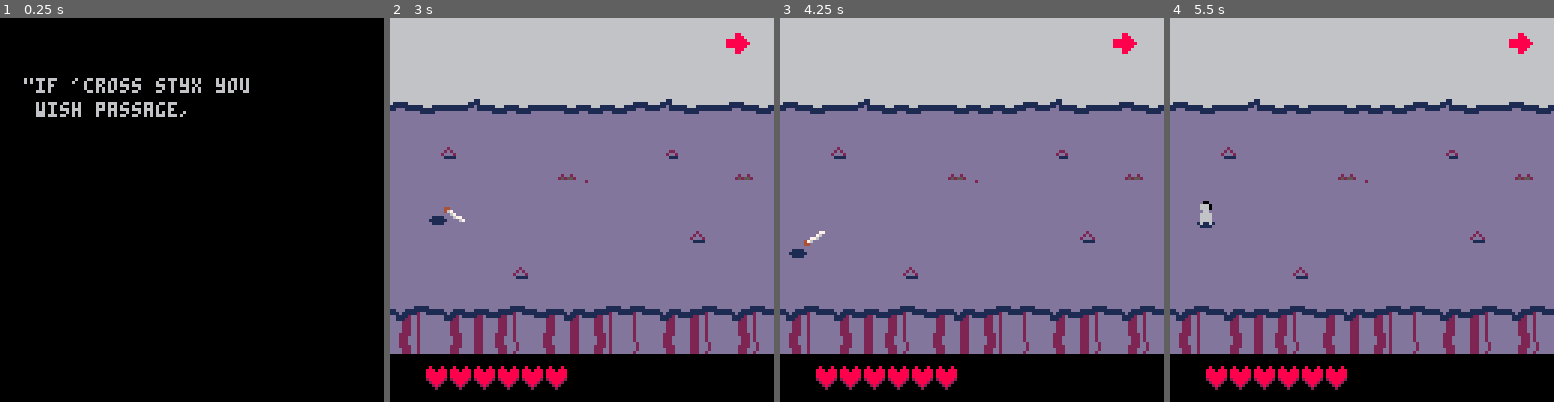
Above: before the commit, frames 1-4 (left to right).
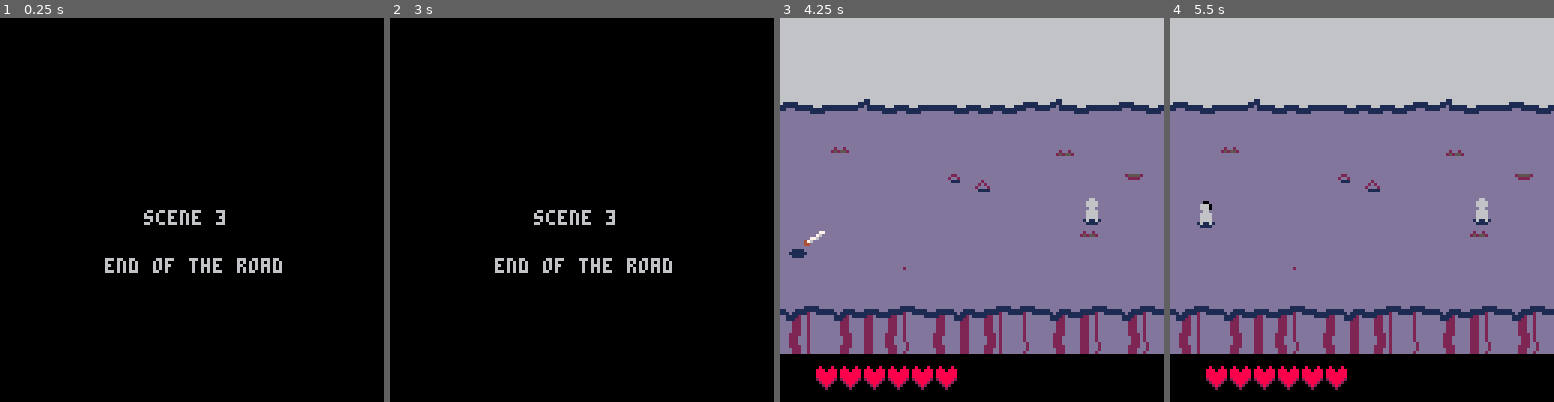
Above: after the commit, the same moments.

Repository: akbiggs/Scuffle
Game: PICO-8 cartridge scuffle.p8
Two runs of this game, one before a commit and one after it. Both use one fixed random seed, a clock stepped at 60 frames per second and the inputs below.
Inputs:
- Up to frame 1 (0.25 s): no input
- Up to frame 2 (3 s): tap X (X key) at 0.33, 1.07, 1.85, 2.97 s; tap O (Z key) at 0.7, 1.7, 2.1, 2.5, 2.9 s; hold Right 1.6-2.1 s; hold Up 2.15-2.42 s; hold Right from 2.47 s (still down)
- Up to frame 3 (4.25 s): release Right at 3.03 s; hold Left 3.08-3.58 s; tap O (Z key) at 3.3, 3.7, 4.1 s; hold Down 3.63-3.97 s; hold Right from 4.02 s (still down); tap X (X key) at 4.08 s
- Up to frame 4 (5.5 s): tap O (Z key) at 4.5, 4.9, 5.3 s; release Right at 4.68 s; hold Up 4.73-5.03 s; hold Left from 5.08 s (still down); tap X (X key) at 5.2 s

The runs differ from the first frame. In frame 1, 2.6% of the frame differs, in the area x 6-74%, y 15-67%; in frame 2, 89%, in the area x 0-100%, y 0-97%; in frame 3, 0.9%; in frame 4, 0.9%.

Commit message:
start of cutscene dialogue with soul

Diff:
--- a/scuffle.p8
+++ b/scuffle.p8
@@ -1562,11 +1562,110 @@
 -- the final boss of the game
 -- who you steal the gold from.
 
+local soul_dialog = class.build()
+
+function soul_dialog:_init(
+    lines, props)
+  self.color = ternary(
+      props.color != nil,
+      props.color, 6)
+  self.duration = ternary(
+      props.duration != nil,
+      props.duration, 3)
+  self.start_delay = ternary(
+      props.start_delay != nil,
+      props.start_delay, 20)
+  self.end_delay = ternary(
+      props.end_delay != nil,
+      props.end_delay, 20)
+
+  self.lines = lines
+  self.spoken_lines = {}
+  self.line_idx = 1
+  self.char_idx = 0
+  self.frame = 0
+
+  self.life = self.start_delay +
+      self.end_delay
+  for i=1,#self.lines
+  do
+    self.life += self.duration * #self.lines[i]
+    add(self.spoken_lines, "")
+  end
+
+  self.start_life =
+      self.life - self.start_delay
+end
+
+function soul_dialog:update(
+    state)
+  self.life = max(0,
+      self.life - 1)
+
+  if self.life == 0 then
+    state.dialog = nil
+    return
+  end
+
+  if self.life > self.start_life
+  then
+    state.dialog = {}
+    state.dialog.lines = {""}
+    return
+  end
+
+  if self.life <= self.end_delay
+  then
+    return
+  end
+
+  self.frame += 1
+  if self.frame >= self.duration
+  then
+    self.frame = 0
+    self.char_idx += 1
+
+    local line = self.lines[
+        self.line_idx]
+    if self.char_idx > #line
+    then
+      self.line_idx += 1
+      self.char_idx = 1
+
+      if self.line_idx >
+         #self.lines
+      then
+        line = nil
+      else
+        line = self.lines[
+            self.line_idx]
+      end
+    end
+
+    if line != nil
+    then
+      self.spoken_lines[
+        self.line_idx] =
+          sub(line,
+              1, self.char_idx)
+    end
+  end
+
+  state.dialog = {}
+  state.dialog.lines =
+      self.spoken_lines
+  state.dialog.color =
+      self.color
+end
+
 local soul = class.build()
 
-function soul:_init(pos)
+function soul:_init(pos, state)
   self.pos = vec(pos)
   self.vel = vec()
+  -- open the floodgates for
+  -- some hacky stuff
+  self.state = state
 
   self.life = 12
   self.skin_color =
@@ -1574,15 +1673,19 @@
   self.hair_color =
       rnd_in(player.hair_colors)
   self.invuln_cooldown = 0
-  self.hitstun_cooldown = 0
+	 self.hitstun_cooldown = 0
 
   player.init_anims(self)
 
   self.left = false
 
   self.unaware = true
-  self.confused = false
-  self.confused_frames = 0
+  self.greeting = false
+  self.shouting = false
+  self.powering_up = false
+
+  self.greeting_frames = 0
+  self.dialog = nil
 end
 
 function soul:react_to_player(
@@ -1590,18 +1693,31 @@
   if abs(player.pos.x - self.pos.x) < 45
   then
     self.unaware = false
-    self.confused = true
-  end
-end
-
-function soul:be_confused(
-    player)
+    self.greeting = true
+    self.dialog = soul_dialog({
+      "hi! have you seen the ferryman?"
+    }, {
+      start_delay=30,
+      end_delay=80,
+    })
+  end
+end
+
+function soul:greet(player)
   if self.hitstun_cooldown > 0
   then
     -- we got attacked. we're
     -- becoming hostile, start
     -- the tunez.
     self.confused = false
+    self.shouting = true
+    self.dialog = soul_dialog({
+      "so you're a monster too."
+    }, {
+      start_delay=80,
+      end_delay=80,
+      color=8
+    }),
     music(10)
     return
   end
@@ -1613,7 +1729,15 @@
     self.left = false
   end
 
-  self.confused_frames += 1
+  self.greeting_frames += 1
+end
+
+function soul:shout(player)
+  -- todo
+end
+
+function soul:power_up(player)
+  -- todo
 end
 
 function soul:update(
@@ -1626,27 +1750,43 @@
   if self.unaware
   then
     self:react_to_player(player)
-  elseif self.confused
-  then
-    self:be_confused(player)
-  else
-    -- boss battle!!!!!
+  elseif self.greeting
+  then
+    self:greet(player)
+  elseif self.shouting
+  then
+    self:shout(player)
+  elseif self.powering_up
+  then
+    self:power_up(player)
+  end
+
+  if self.dialog != nil
+  then
+    self.dialog:update(
+        self.state)
+
+    if self.dialog.life == 0
+    then
+      self.dialog = nil
+    end
   end
 end
 
 function soul:draw()
-  if self.confused
+  if self.greeting and
+     self.greeting_frames < 30
   then
     local offset = min(
         4,
-        self.confused_frames) +
+        self.greeting_frames) +
         2
 
     local text_pos =
         self.pos + vec(2,
                        -offset)
     print(
-        "?",
+        "!",
         text_pos.x, text_pos.y,
         6)
   end
@@ -1932,7 +2072,7 @@
 function get_stage_3_waves()
   return {
     wave(0, {
-      soul(vec(100, 60)),
+      soul(vec(100, 60), state),
     })
   }
 end
@@ -2078,7 +2218,7 @@
 		-- buttons, skip it
 		state.skip_intro_presses = 0
 
-  start_stage(1, state)
+  start_stage(3, state)
 
   -- uncomment this to
   -- skip long intro
@@ -2176,7 +2316,9 @@
           state.waves)
 
   local p = state.player
-  if p.life > 0 then
+  if p.life > 0 and
+     state.dialog == nil
+  then
     p:update(state.camera,
              cam_locked,
              state.bullets)
@@ -2211,7 +2353,8 @@
   -- enemies
   for e in all(state.enemies)
   do
-    e:update(p, state.bullets)
+    e:update(p, state.bullets,
+             state)
   end
 
   -- bullets
@@ -2309,7 +2452,36 @@
   else
     draw_stage_1_intro()
   end
-
+end
+
+function draw_player_life_ui()
+  for i = 1,state.player.max_life
+  do
+    spr(
+      ternary(
+        i <= state.player.life,
+        7, 8),
+      4 + i * 8,
+      116)
+  end
+end
+
+function draw_cutscene_dialog()
+  local c =
+      state.dialog.color or 6
+  local x = 4
+  local y = 116
+  if state.dialog.pos
+  then
+    x = state.dialog.pos.x
+    y = state.dialog.pos.y
+  end
+
+  for i=1,#state.dialog.lines
+  do
+  		print(state.dialog.lines[i],
+          x, y + (i-1) * 8, c)
+  end
 end
 
 function draw_ui()
@@ -2324,13 +2496,11 @@
       		4)
   end
 
-  for i = 1,state.player.max_life do
-    spr(
-      ternary(
-        i <= state.player.life,
-        7, 8),
-      4 + i * 8,
-      116)
+  if state.dialog == nil
+  then
+    draw_player_life_ui()
+  else
+    draw_cutscene_dialog()
   end
 end
 
